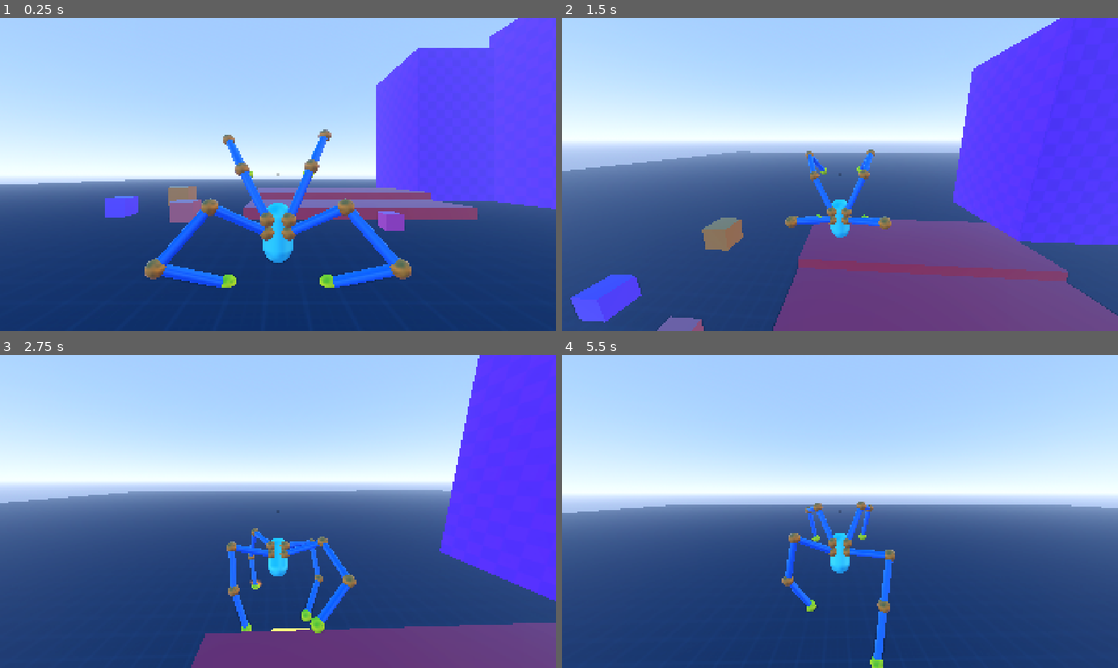
Above: before the commit, frames 1-4 (two rows, left to right).
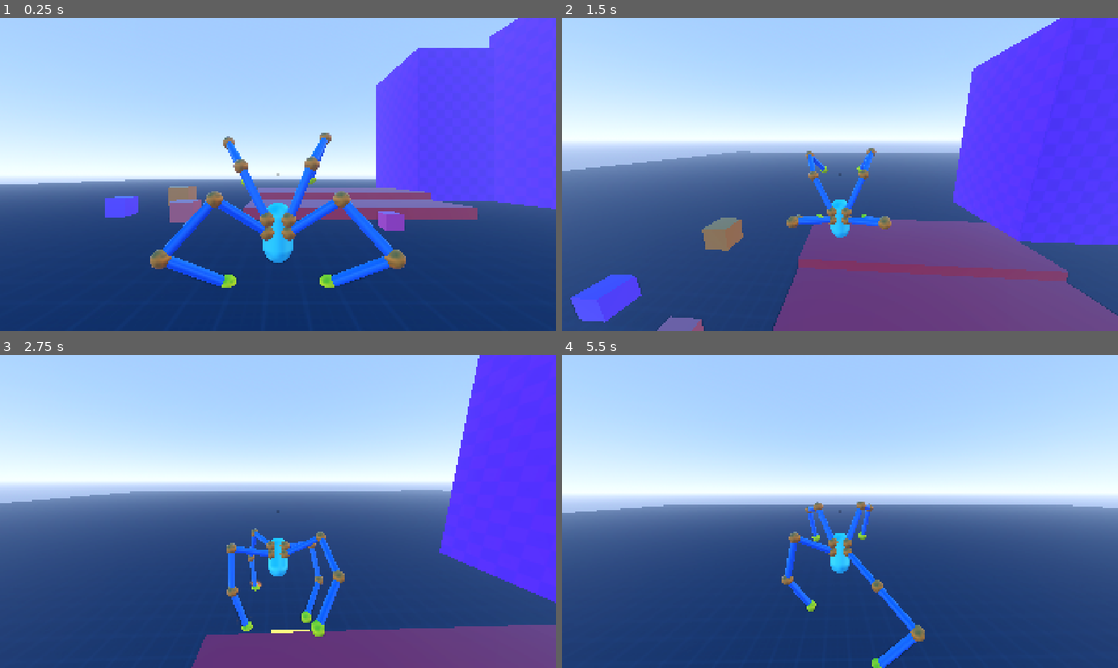
Above: after the commit, the same moments.

Repository: lliamsymonds04/doc-oc
Game: Godot game, scene res://main.tscn
Same seed, same stepped clock (60 frames per second), same inputs: the game is played once before the commit and once after it.
Inputs (mouse positions are in pixels of both pictures, inside the frame that each line leads up to):
- Up to frame 1 (0.25 s): no input
- Up to frame 2 (1.5 s): move the mouse to (867, 174) at 0.52 s; hold Shift (sprint) 0.53-1.28 s; hold W (forward) from 0.53 s (still down); tap Space (jump) at 0.77 s; move the mouse to (812, 174) at 1.27 s; tap Shift (sprint) at 1.35 s
- Up to frame 3 (2.75 s): keep holding W (forward); tap Space (jump) at 1.52 s; move the mouse to (289, 505) at 2.02 s; hold Shift (sprint) from 2.03 s (still down)
- Up to frame 4 (5.5 s): keep holding W (forward); move the mouse to (834, 517) at 2.77 s; release Shift (sprint) at 2.78 s; tap Shift (sprint) at 2.85, 4.35 s; tap Space (jump) at 3.02, 3.77, 4.52 s; move the mouse to (878, 514) at 3.52 s; hold Shift (sprint) 3.53-4.28 s; move the mouse to (795, 508) at 4.27 s; move the mouse to (845, 511) at 5.02 s; hold Shift (sprint) from 5.03 s (still down)

The runs differ from the first frame. In frame 1, 3.1% of the frame differs, in the area x 26-74%, y 35-87%; in frame 2, 0.2%; in frame 3, 1.6%; in frame 4, 1.5%.

Commit message:
feat: arms lerp when entering air state

Diff:
--- a/systems/inverse_kinematics/arm_mount.gd
+++ b/systems/inverse_kinematics/arm_mount.gd
@@ -63,7 +63,10 @@
 	var offset := Vector3.ZERO
 	if player.is_airborne():
 		offset = get_air_offset_local()
-	arm.target = compute_idle_target() + offset
+		var desired := compute_idle_target() + offset
+		arm.target = arm.target.lerp(desired, player.air.arm_target_speed * dt)
+	else:
+		arm.target = compute_idle_target()
 
 func get_air_offset_local() -> Vector3:
 	var world_offset: Vector3 = player.get_air_idle_offset_world()
--- a/systems/player/config/air_config.gd
+++ b/systems/player/config/air_config.gd
@@ -9,6 +9,7 @@
 @export var air_drag: float = 5.0
 
 @export_group("Arms")
+@export var arm_target_speed: float = 8.0
 @export var hand_velocity_offset_scale: float = 0.05
 @export var hand_velocity_offset_max: float = 1.0
 
--- a/systems/player/states/air_state.gd
+++ b/systems/player/states/air_state.gd
@@ -25,9 +25,6 @@
 	var p := player
 
 	for mount in p.all_mounts():
-		var idle_pos = mount.compute_idle_target()
-
-		mount.arm.target = idle_pos
 		mount.set_apply_floor(false)
 
 func calculate_hand_velocity_offset(velocity: Vector3) -> Vector3:
@@ -43,7 +40,7 @@
 
 	_update_tilt(dt)
 	_update_camera_alignment(dt)
-	_update_arms()
+	_update_arms(dt)
 
 	var direction := p.camera_controller.get_input_direction(input_dir)
 
@@ -115,13 +112,14 @@
 	var new_rot_z = lerp(current_rot_z, target_rot_z, dt * p.air.air_tilt_rotation_speed)
 	p.tilt_pivot.rotation.z = new_rot_z
 
-func _update_arms() -> void:
+func _update_arms(dt: float) -> void:
 	var p := player
 
 	var hand_velocity_offset = calculate_hand_velocity_offset(p.velocity)
 	for mount in p.all_mounts():
 		var local_offset: Vector3 = mount.global_transform.basis.inverse() * hand_velocity_offset
-		mount.arm.target = mount.compute_idle_target() + local_offset
+		var desired: Vector3 = mount.compute_idle_target() + local_offset
+		mount.arm.target = mount.arm.target.lerp(desired, p.air.arm_target_speed * dt)
 
 func _check_grounded() -> bool:
 	var p := player
